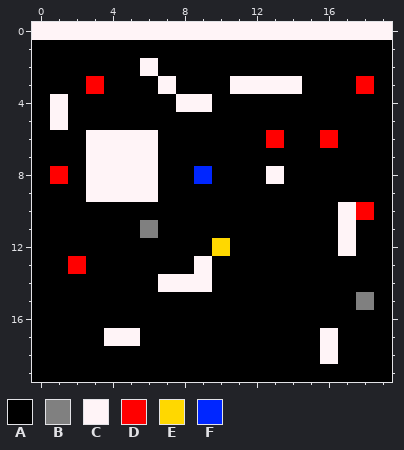
Two versions of one pixel-art sprite, ZeldaClone/res/map.png. The first picture shows the starting point.
The file is 20x20 pixels.
Palette (. is transparent): A #000000  B #808080  C #fff4f7  D #ff0000  E #ffd800  F #0026ff
Pixels before, first column x 0:
 0 CCCCCCCCCCCCCCCCCCCC
 1 AAAAAAAAAAAAAAAAAAAA
 2 AAAAAACAAAAAAAAAAAAA
 3 AAADAAACAAACCCCAAADA
 4 ACAAAAAACCAAAAAAAAAA
 5 ACAAAAAAAAAAAAAAAAAA
 6 AAACCCCAAAAAADAADAAA
 7 AAACCCCAAAAAAAAAAAAA
 8 ADACCCCAAFAAACAAAAAA
 9 AAACCCCAAAAAAAAAAAAA
10 AAAAAAAAAAAAAAAAACDA
11 AAAAAABAAAAAAAAAACAA
12 AAAAAAAAAAEAAAAAACAA
13 AADAAAAAACAAAAAAAAAA
14 AAAAAAACCCAAAAAAAAAA
15 AAAAAAAAAAAAAAAAAABA
16 AAAAAAAAAAAAAAAAAAAA
17 AAAACCAAAAAAAAAACAAA
18 AAAAAAAAAAAAAAAACAAA
19 AAAAAAAAAAAAAAAAAAAA
Now the later version:
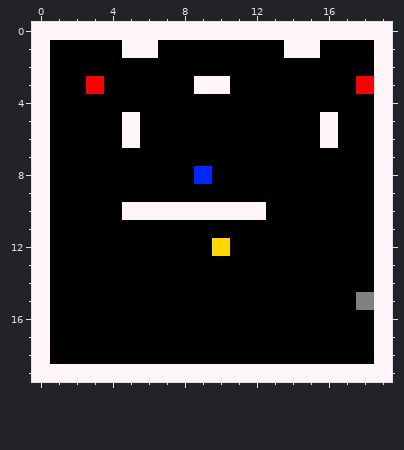
From old to new:
Colour B becomes colour A in row 11 at x 6.
Colour C becomes colour A in row 2 at x 6; in row 3 at x 7 and 11 to 14; in row 4 at x 1 and 8 to 9; in row 5 at x 1; in row 6 at x 3 to 4 and 6; in row 7 at x 3 to 6.
Colour C becomes colour A in row 8 at x 3 to 6 and 13; in row 9 at x 3 to 6; in rows 10 to 12 at x 17; in row 13 at x 9; in row 14 at x 7 to 9; in row 17 at x 4 to 5 and 16.
Colour C becomes colour A in row 18 at x 16.
Colour D becomes colour A in row 6 at x 13; in row 8 at x 1; in row 10 at x 18; in row 13 at x 2.
Colour A becomes colour C in row 1 at x 0, 5 to 6, 14 to 15 and 19; in row 2 at x 0 and 19; in row 3 at x 0, 9 to 10 and 19; in row 4 at x 0 and 19; in row 5 at x 0, 5, 16 and 19; in rows 6 to 9 at x 0 and 19.
Colour A becomes colour C in row 10 at x 0, 5 to 12 and 19; in rows 11 to 18 at x 0 and 19; in row 19 at x 0 to 19.
Colour D becomes colour C in row 6 at x 16.
